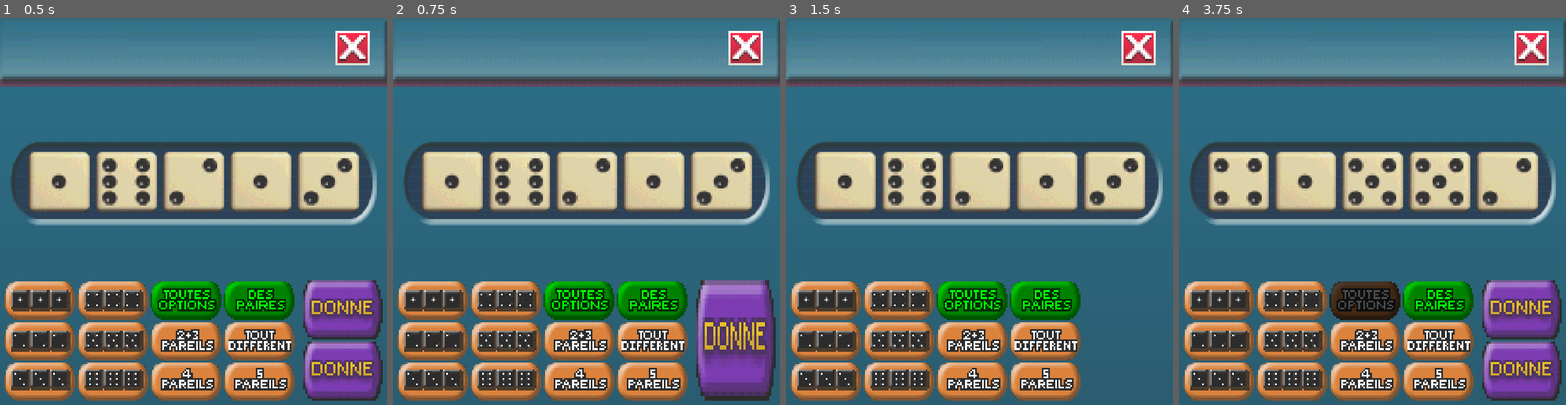
Above: before the commit, frames 1-4 (left to right).
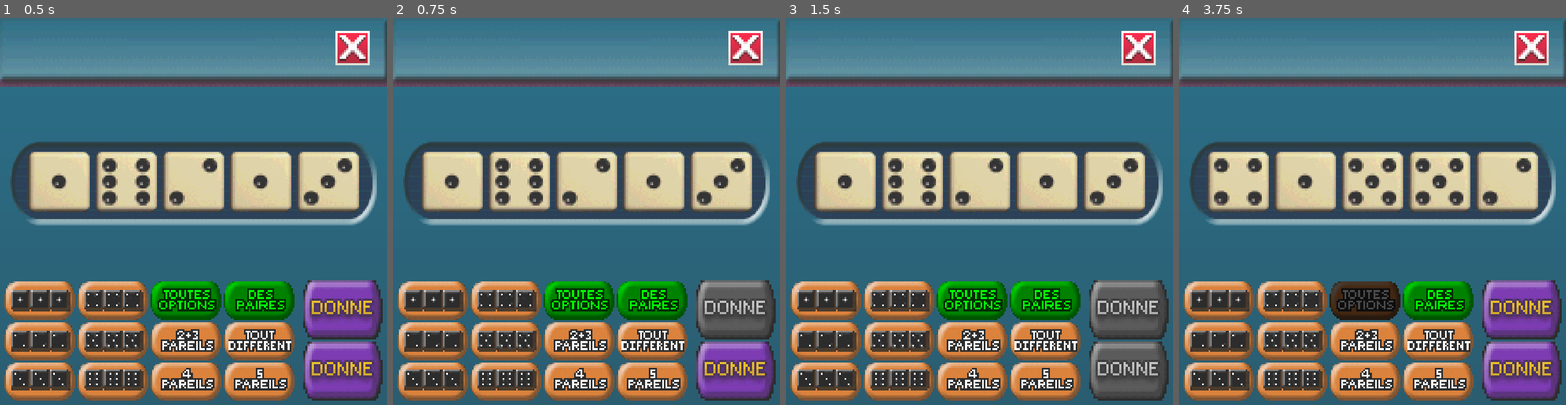
Above: after the commit, the same moments.

Repository: djalexkidd/yams
Game: Godot game, scene res://scenes/game.tscn
Same seed, same stepped clock (60 frames per second), same inputs: the game is played once before the commit and once after it.
Inputs (mouse positions are in pixels of both pictures, inside the frame that each line leads up to; where the layout moved, square brackets give the same spot in the first picture):
- Up to frame 1 (0.5 s): no input
- Up to frame 2 (0.75 s): click (737, 308) at 0.5 s
- Up to frame 3 (1.5 s): click (1130, 370) [1130, 339] at 1.25 s
- Up to frame 4 (3.75 s): click (1217, 300) at 2 s; click (1291, 300) at 2.75 s; click (1364, 300) at 3.5 s

Frame 1 is identical in both runs. In frame 2, 5.7% of the frame differs, in the area x 78-99%, y 67-99%; in frame 3, 6.0%; in frame 4, nothing differs.

Commit message:
bruh momento #69

Diff:
--- a/scenes/game.tscn
+++ b/scenes/game.tscn
@@ -10,6 +10,7 @@
 [ext_resource type="Texture2D" uid="uid://dkdmwg4qnb0hf" path="res://assets/buttons/donne_pressed.png" id="4_gjxsv"]
 [ext_resource type="Texture2D" uid="uid://17fmnrsw0c2h" path="res://assets/buttons/4.png" id="4_qo4cy"]
 [ext_resource type="Texture2D" uid="uid://dkd38rjsj3c7w" path="res://assets/buttons/4same.png" id="5_jrle0"]
+[ext_resource type="Texture2D" uid="uid://dce73fmnablp" path="res://assets/buttons/donne_disabled.png" id="5_kv8g7"]
 [ext_resource type="Texture2D" uid="uid://ch4k1j42tsc1a" path="res://assets/buttons/5.png" id="6_wa7wl"]
 [ext_resource type="Texture2D" uid="uid://cd0glwc42o5qa" path="res://assets/buttons/5same.png" id="7_7dmel"]
 [ext_resource type="Texture2D" uid="uid://cjowe5h18rdcd" path="res://assets/buttons/6.png" id="8_ngncf"]
@@ -79,6 +80,7 @@
 size_flags_vertical = 3
 texture_normal = ExtResource("1_o8lvj")
 texture_pressed = ExtResource("4_gjxsv")
+texture_disabled = ExtResource("5_kv8g7")
 stretch_mode = 0
 
 [node name="DealButton2" type="TextureButton" parent="DealButtons"]
@@ -86,6 +88,7 @@
 size_flags_vertical = 3
 texture_normal = ExtResource("1_o8lvj")
 texture_pressed = ExtResource("4_gjxsv")
+texture_disabled = ExtResource("5_kv8g7")
 stretch_mode = 0
 
 [node name="ScoreButtons" type="GridContainer" parent="."]
--- a/scripts/deal.gd
+++ b/scripts/deal.gd
@@ -5,9 +5,7 @@
 func _on_deal_button_1_pressed():
 	$DealButton1.disabled = true
 	deal.emit()
-	$DealButton1.hide()
 
 func _on_deal_button_2_pressed():
 	$DealButton2.disabled = true
 	deal.emit()
-	$DealButton2.hide()
Binary file added: assets/buttons/donne_disabled.png
Not shown: 1 places in scenes/game.tscn that only renumber resources
